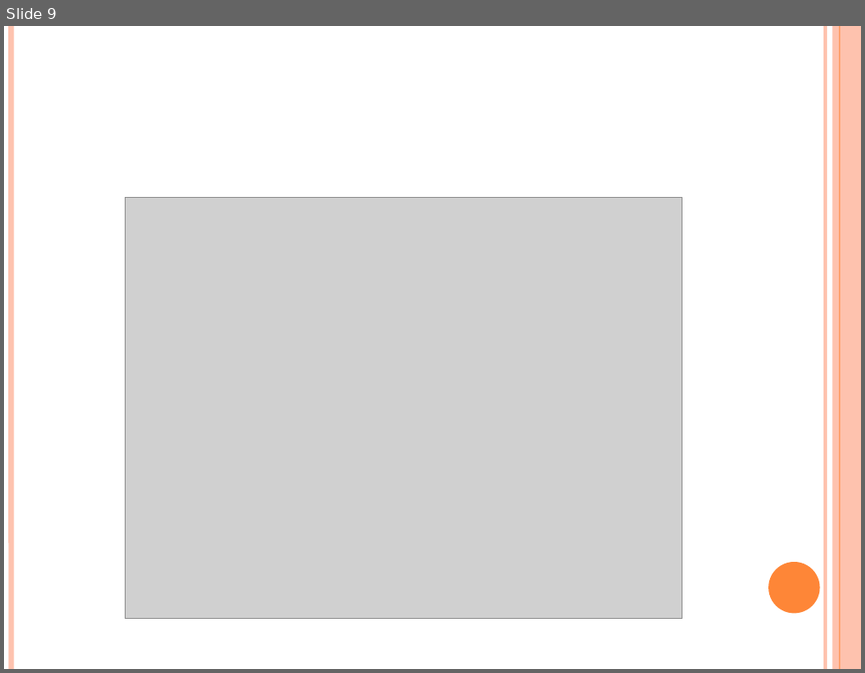
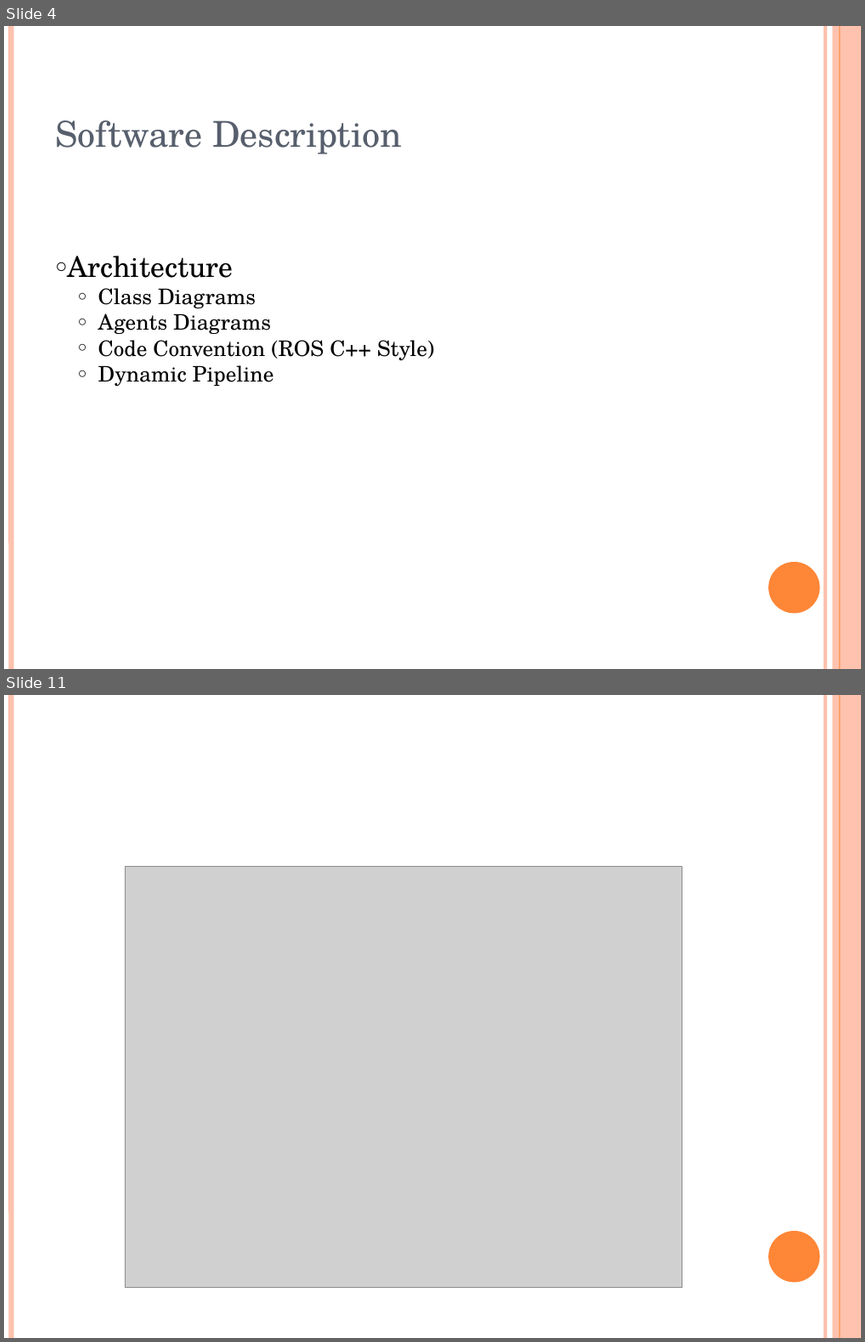
Before and after one commit to oscar-lima/sdp_ws2013_pcl, a slide deck: doc/apcl_presentation.pptx. Shown one above the other, each under a label of ours: slide 9 before the commit, slides 4 and 11 after it; the slides between them are not shown. The pictures are 865x673 and 865x1342 pixels, drawn with LibreOffice and Linux fonts; fonts in the diff are those of the drawing; grey boxes stand for pictures. Boxes give left, top, right and bottom in pixels: in the first picture for what was removed or moved away, otherwise in the second. Text is boxed around its words. In the diff, an @@ line names an element or a change of style, - is before the commit and + after.

```diff
--- a/doc/apcl_presentation.pptx
+++ b/doc/apcl_presentation.pptx
@@ slide 4 added at (x1=4, y1=26, x2=861, y2=669), background #FFFFFF; not listed: 6 template elements that a slide beside it also shows @@
@@ text added at (x1=55, y1=120, x2=402, y2=154), 30 pt, text #575F6D @@
+Software Description
@@ text added at (x1=67, y1=256, x2=434, y2=386), 18 pt, text #000000 @@
+○ Architecture
+  ○ Class Diagrams
+  ○ Agents Diagrams
+  ○ Code Convention (ROS C++ Style)
+  ○ Dynamic Pipeline
@@ what was slide 9 is now slide 11 @@
```
Also in this commit, not shown: 6 slides changed, 3 other slides added, 2 slides removed.
